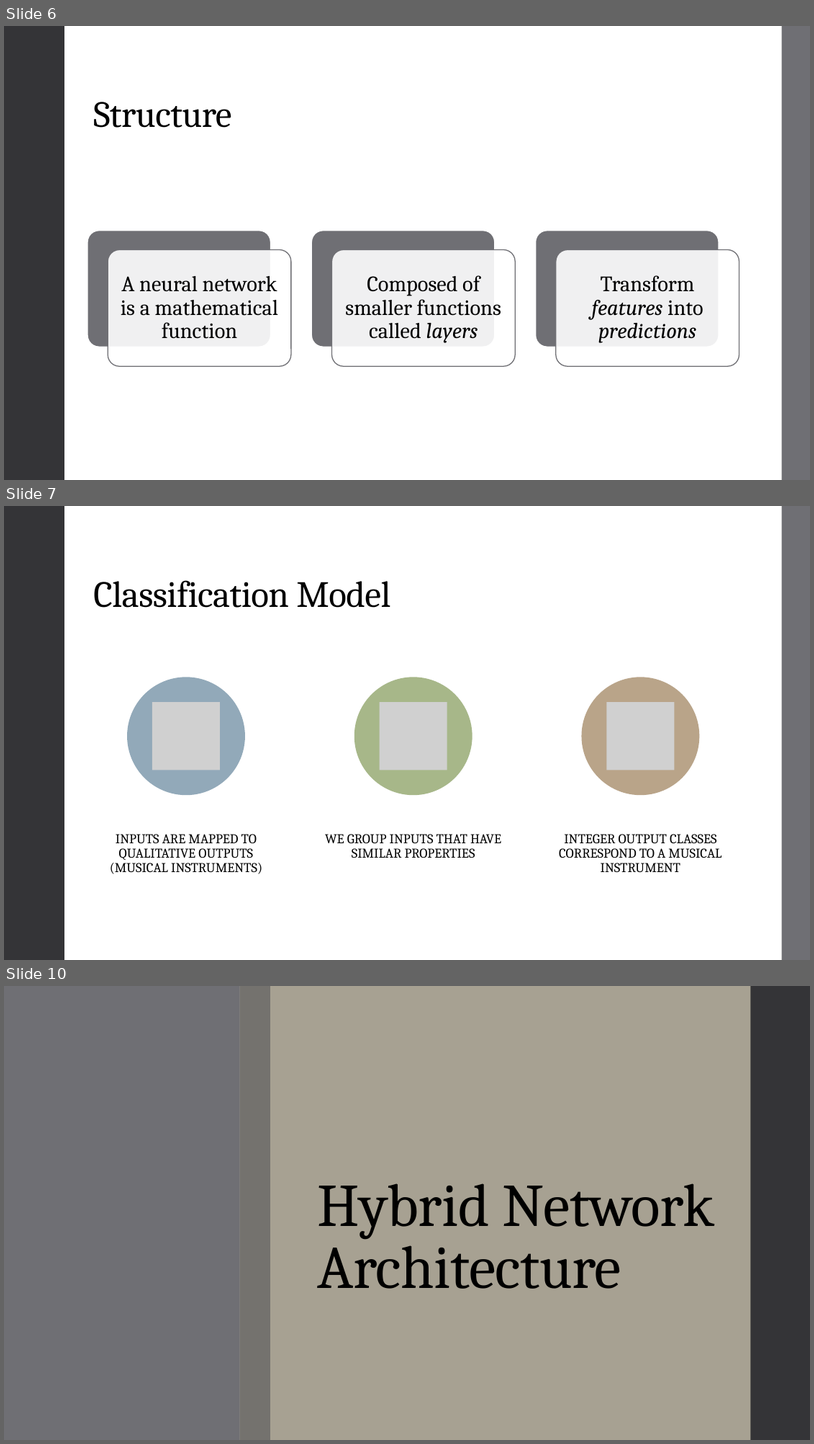
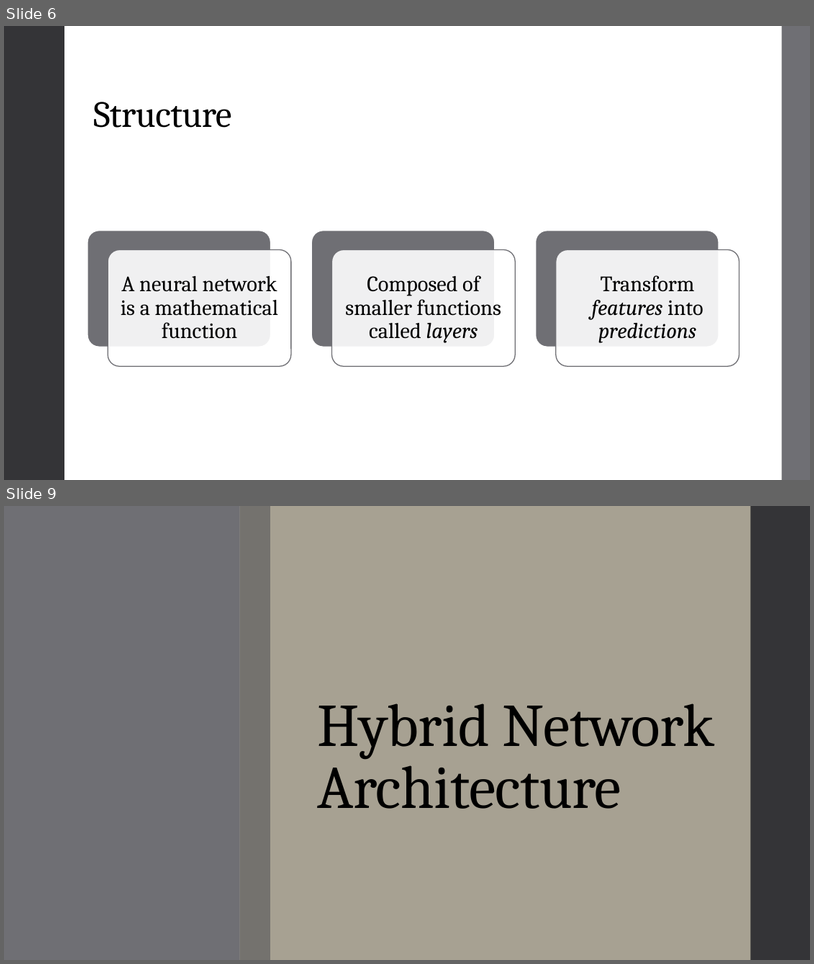
Before and after one commit to landonbuell/Buell-Senior-Thesis, a slide deck: JMMPaper/Musical Instrument Classification Using a Hybrid Neural Network BuellShort.pptx. Shown one above the other, each under a label of ours: slides 6, 7 and 10 before the commit, slides 6 and 9 after it; the slides between them are not shown. The pictures are 814x1444 and 814x964 pixels, drawn with LibreOffice and Linux fonts; fonts in the diff are those of the drawing; grey boxes stand for pictures. Boxes give left, top, right and bottom in pixels: in the first picture for what was removed or moved away, otherwise in the second. Text is boxed around its words. In the diff, an @@ line names an element or a change of style, - is before the commit and + after.

```diff
--- a/JMMPaper/Musical Instrument Classification Using a Hybrid Neural Network BuellShort.pptx
+++ b/JMMPaper/Musical Instrument Classification Using a Hybrid Neural Network BuellShort.pptx
@@ slide 7 removed at (x1=4, y1=506, x2=810, y2=960), background #FFFFFF; not listed: 1 template element that a slide beside it also shows @@
@@ rectangle removed at (x1=4, y1=506, x2=810, y2=960) @@
@@ rectangle removed at (x1=4, y1=506, x2=64, y2=960) @@
@@ rectangle removed at (x1=782, y1=506, x2=810, y2=960) @@
@@ title removed at (x1=93, y1=580, x2=391, y2=608) @@
-Classification Model
@@ group removed at (x1=110, y1=677, x2=722, y2=874): 3 ellipses, 3 pictures, 3 texts @@
-INPUTS ARE MAPPED TO QUALITATIVE OUTPUTS (MUSICAL INSTRUMENTS)
-WE GROUP INPUTS THAT HAVE SIMILAR PROPERTIES
-INTEGER OUTPUT CLASSES CORRESPOND TO A MUSICAL INSTRUMENT
@@ what was slide 10 is now slide 9 @@
```
Also in this commit, not shown: 6 slides changed, 2 slides added, 10 other files.
